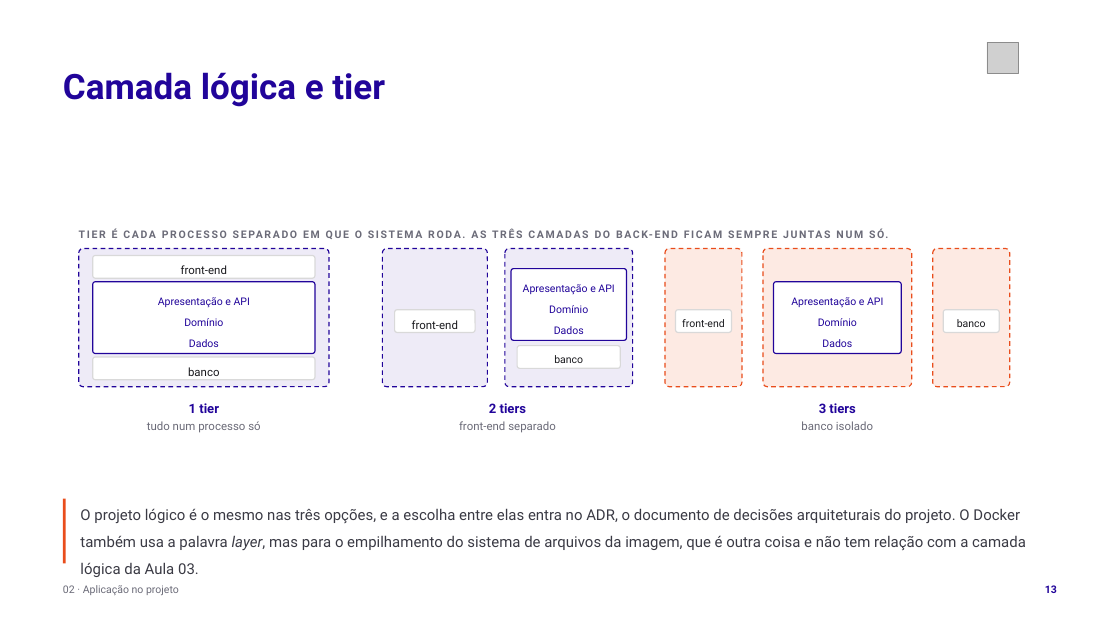
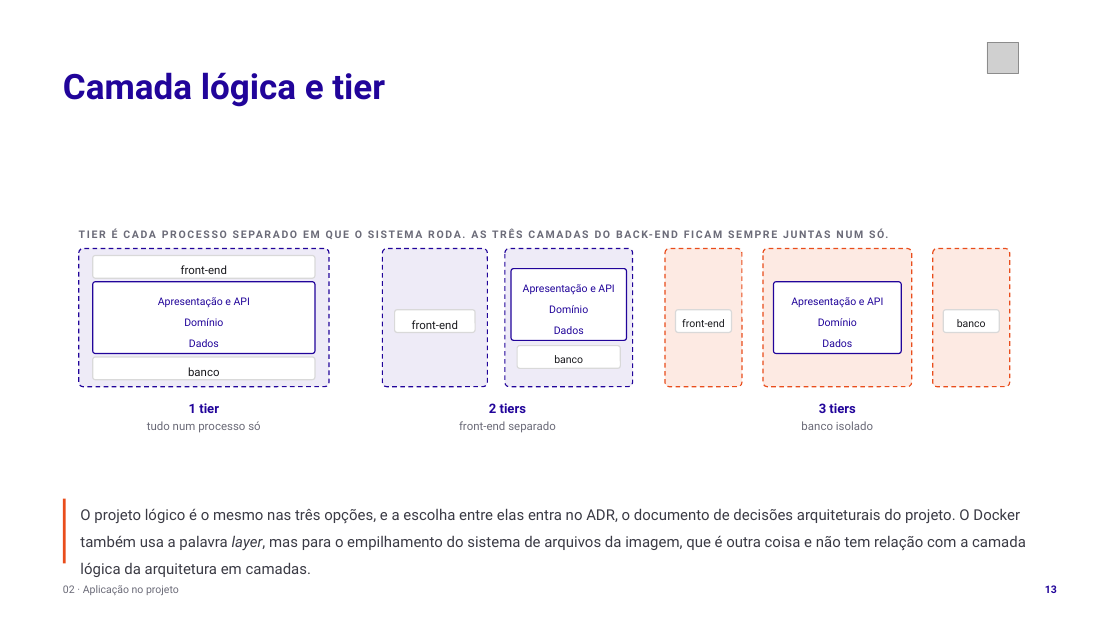
Before and after one commit to tcpassos/invite-app, a slide deck: slide 13 of trabalhos/T1-Docker-Invite-People.pptx. Drawn at 1120x630 pixels with LibreOffice and Linux fonts; fonts in the diff are those of the drawing; grey boxes stand for pictures. Boxes give left, top, right and bottom in pixels: in the first picture for what was removed or moved away, otherwise in the second. Text is boxed around its words. In the diff, an @@ line names an element or a change of style, - is before the commit and + after.

```diff
--- a/trabalhos/T1-Docker-Invite-People.pptx
+++ b/trabalhos/T1-Docker-Invite-People.pptx
@@ text at (x1=80, y1=508, x2=1026, y2=577): text changed @@
-O projeto lógico é o mesmo nas três opções, e a escolha entre elas entra no ADR, o documento de decisões arquiteturais do projeto. O Docker também usa a palavra layer, mas para o empilhamento do sistema de arquivos da imagem, que é outra coisa e não tem relação com a camada lógica da Aula 03.
+O projeto lógico é o mesmo nas três opções, e a escolha entre elas entra no ADR, o documento de decisões arquiteturais do projeto. O Docker também usa a palavra layer, mas para o empilhamento do sistema de arquivos da imagem, que é outra coisa e não tem relação com a camada lógica da arquitetura em camadas.
```
Also in this commit, not shown: 4 other slides changed, 8 other files.
